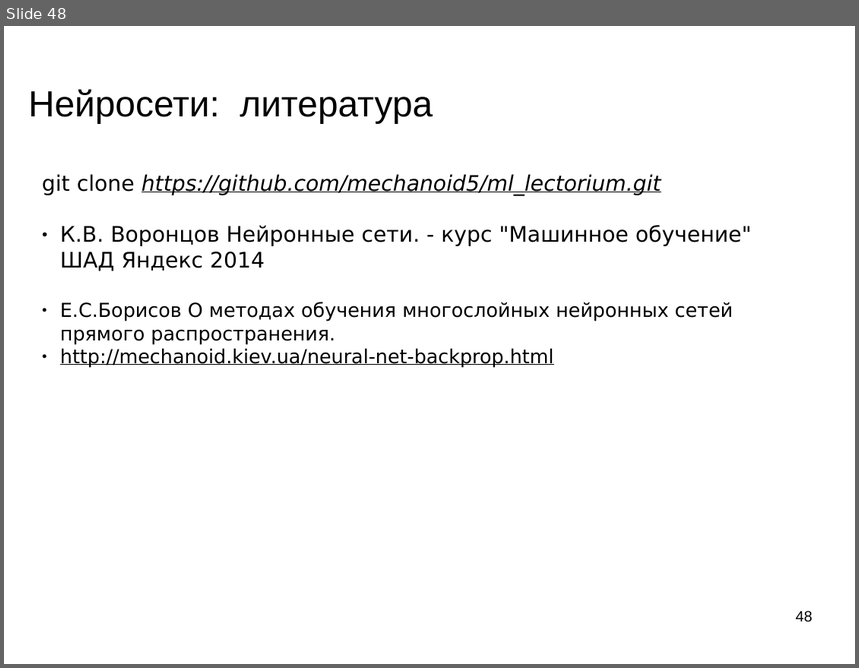
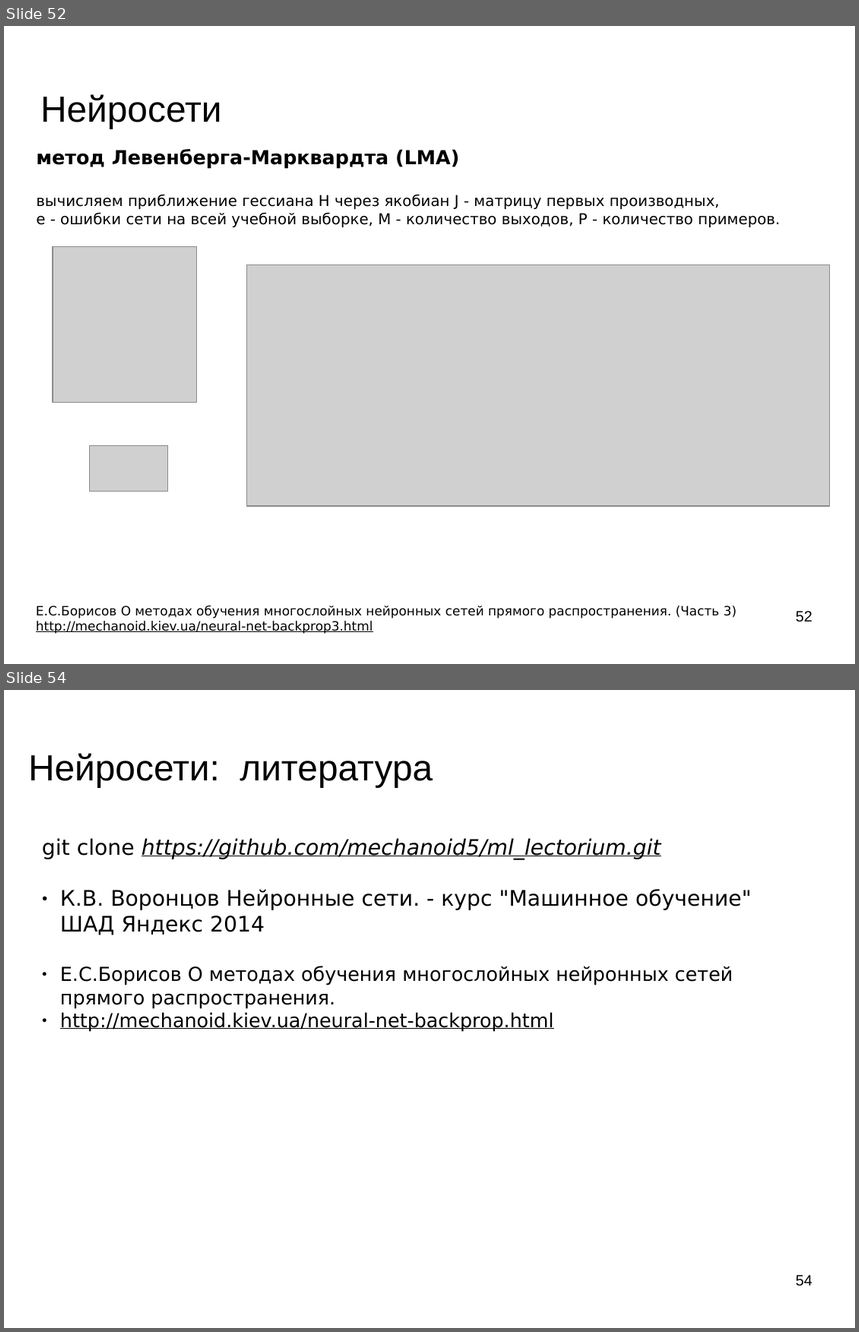
Before and after one commit to mechanoid5/ml_lectorium_legacy, a slide deck: 10-ann.odp. Shown one above the other, each under a label of ours: slide 48 before the commit, slides 52 and 54 after it; the slides between them are not shown. The pictures are 859x668 and 859x1332 pixels, drawn with LibreOffice and Linux fonts; fonts in the diff are those of the drawing; grey boxes stand for pictures; background and template pictures are left out. Boxes give left, top, right and bottom in pixels: in the first picture for what was removed or moved away, otherwise in the second. Text is boxed around its words. In the diff, an @@ line names an element or a change of style, - is before the commit and + after.

```diff
--- a/10-ann.odp
+++ b/10-ann.odp
@@ slide 52 added at bbox=[4, 26, 855, 664], background picture (left out) @@
@@ title added at bbox=[40, 94, 222, 129], 33.9 pt, text #000000 @@
+Нейросети
@@ text added at bbox=[36, 149, 780, 227], 14 pt, text #000000 @@
+метод Левенберга-Марквардта (LMA)
+вычисляем приближение гессиана H через якобиан J - матрицу первых производных,
+e - ошибки сети на всей учебной выборке, M - количество выходов, P - количество примеров.
@@ picture added at bbox=[53, 247, 196, 403] @@
@@ picture added at bbox=[247, 265, 829, 506] @@
@@ picture added at bbox=[90, 446, 168, 491] @@
@@ text added at bbox=[36, 606, 737, 634], 12 pt, text #000000 @@
+Е.С.Борисов О методах обучения многослойных нейронных сетей прямого распространения. (Часть 3)
+http://mechanoid.kiev.ua/neural-net-backprop3.html
@@ page number added at bbox=[796, 611, 813, 623], 14 pt, text #000000 @@
+52
@@ what was slide 48 is now slide 54 @@
@@ page number at bbox=[796, 1275, 813, 1287]: text changed @@
-48
+54
```
Also in this commit, not shown: 3 slides changed, 5 other slides added.
